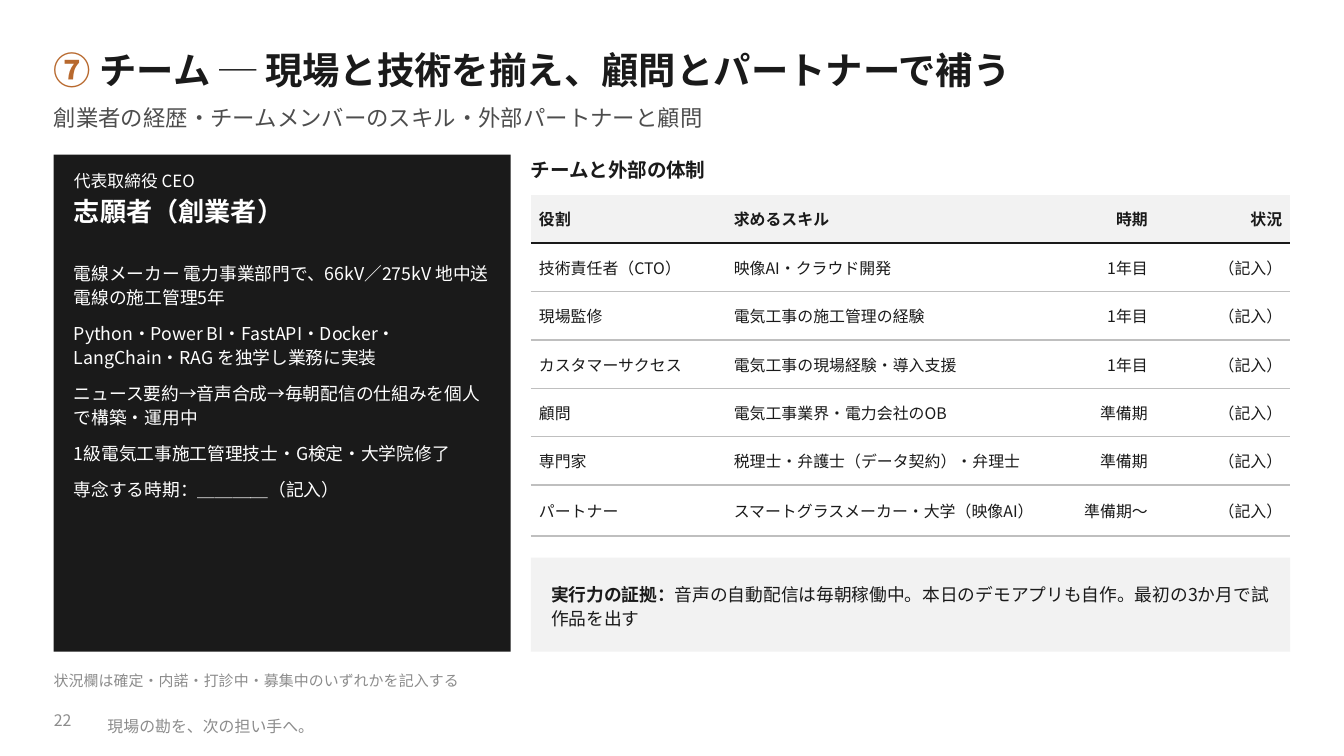
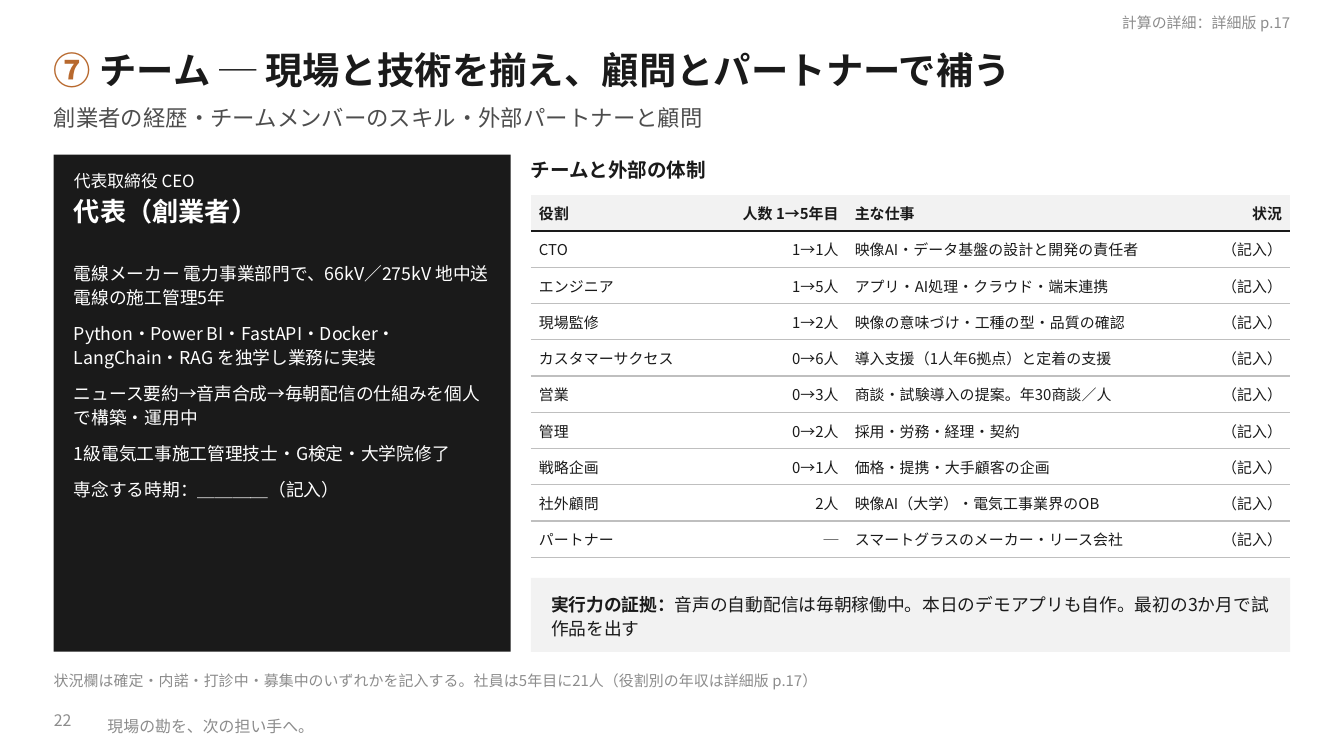
Before and after one commit to SEITOSHIKI/-ai-commute-audio-, a slide deck: slide 22 of deck/カンツギ_事業計画書_本編.pptx. Drawn at 1344x756 pixels with LibreOffice and Linux fonts; fonts in the diff are those of the drawing; background and template pictures are left out. Boxes give left, top, right and bottom in pixels: in the first picture for what was removed or moved away, otherwise in the second. Text is boxed around its words. In the diff, an @@ line names an element or a change of style, - is before the commit and + after.

```diff
--- a/deck/カンツギ_事業計画書_本編.pptx
+++ b/deck/カンツギ_事業計画書_本編.pptx
@@ text added at box(1122, 15, 1290, 31), 8 pt, text #8C8C8C @@
+計算の詳細：詳細版 p.17
@@ text at box(74, 198, 257, 224): text changed @@
-志願者（創業者）
+代表（創業者）
@@ table at box(531, 195, 1290, 551) @@
-row 1: 役割 | 求めるスキル | 時期 | 状況
-row 2: 技術責任者（CTO） | 映像AI・クラウド開発 | 1年目 | （記入）
-row 3: 現場監修 | 電気工事の施工管理の経験 | 1年目 | （記入）
-row 4: カスタマーサクセス | 電気工事の現場経験・導入支援 | 1年目 | （記入）
-row 5: 顧問 | 電気工事業界・電力会社のOB | 準備期 | （記入）
-row 6: 専門家 | 税理士・弁護士（データ契約）・弁理士 | 準備期 | （記入）
-row 7: パートナー | スマートグラスメーカー・大学（映像AI） | 準備期〜 | （記入）
+row 1: 役割 | 人数 1→5年目 | 主な仕事 | 状況
+row 2: CTO | 1→1人 | 映像AI・データ基盤の設計と開発の責任者 | （記入）
+row 3: エンジニア | 1→5人 | アプリ・AI処理・クラウド・端末連携 | （記入）
+row 4: 現場監修 | 1→2人 | 映像の意味づけ・工種の型・品質の確認 | （記入）
+row 5: カスタマーサクセス | 0→6人 | 導入支援（1人年6拠点）と定着の支援 | （記入）
+row 6: 営業 | 0→3人 | 商談・試験導入の提案。年30商談／人 | （記入）
+row 7: 管理 | 0→2人 | 採用・労務・経理・契約 | （記入）
+row 8: 戦略企画 | 0→1人 | 価格・提携・大手顧客の企画 | （記入）
+row 9: 社外顧問 | 2人 | 映像AI（大学）・電気工事業界のOB | （記入）
+row 10: パートナー | ─ | スマートグラスのメーカー・リース会社 | （記入）
@@ rectangle: place and size @@
-rectangle at box(531, 558, 1290, 652)
+rectangle at box(531, 578, 1290, 652)
@@ text "実行力の証拠：音声の自動配信は毎朝稼働中。本日のデモアプリも自作。最初の3か月で試作品を出す": place and size @@
-text "実行力の証拠：音声の自動配信は毎朝稼働中。本日のデモアプリも自作。最初の3か月で試作品を出す" at box(551, 586, 1269, 603)
+text "実行力の証拠：音声の自動配信は毎朝稼働中。本日のデモアプリも自作。最初の3か月で試作品を出す" at box(551, 596, 1269, 613)
@@ text at box(54, 673, 817, 690): text changed @@
-状況欄は確定・内諾・打診中・募集中のいずれかを記入する
+状況欄は確定・内諾・打診中・募集中のいずれかを記入する。社員は5年目に21人（役割別の年収は詳細版 p.17）
```
Also in this commit, not shown: 17 other slides changed, 1 slide added, 1 slide removed, 33 other files.
